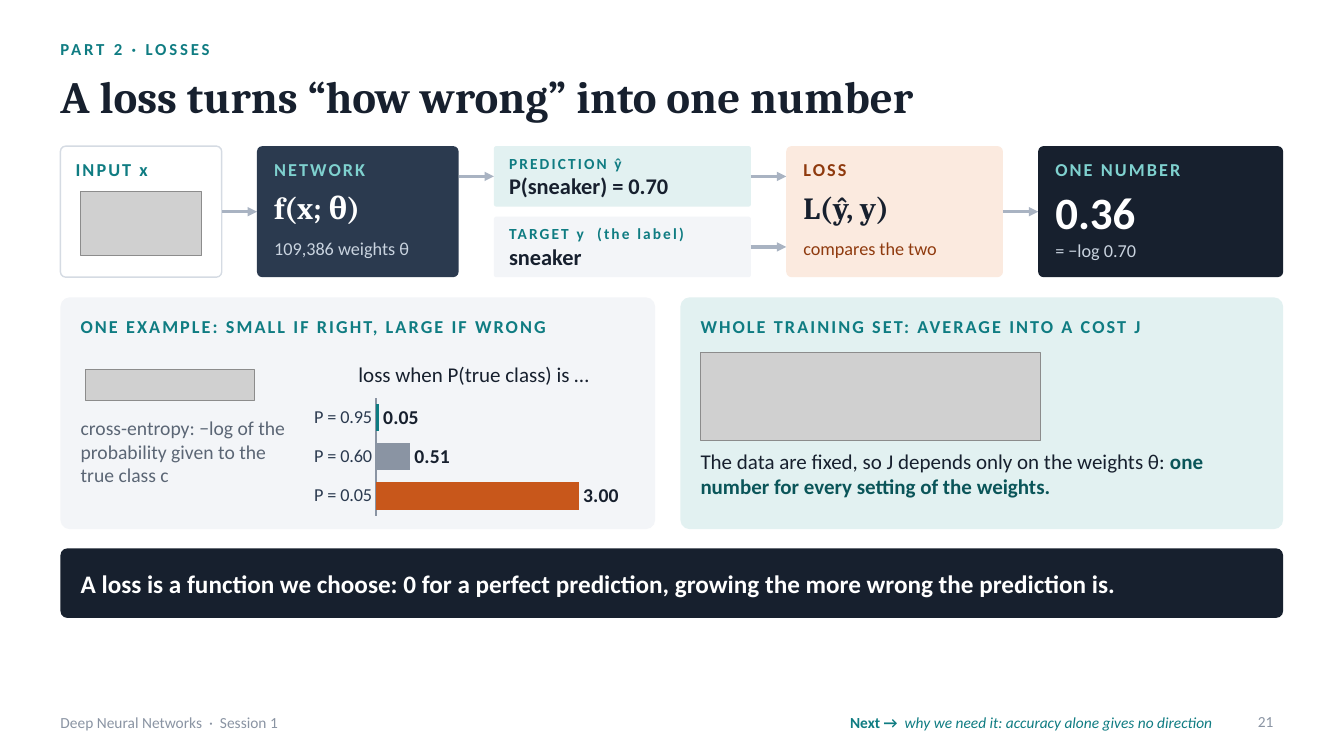
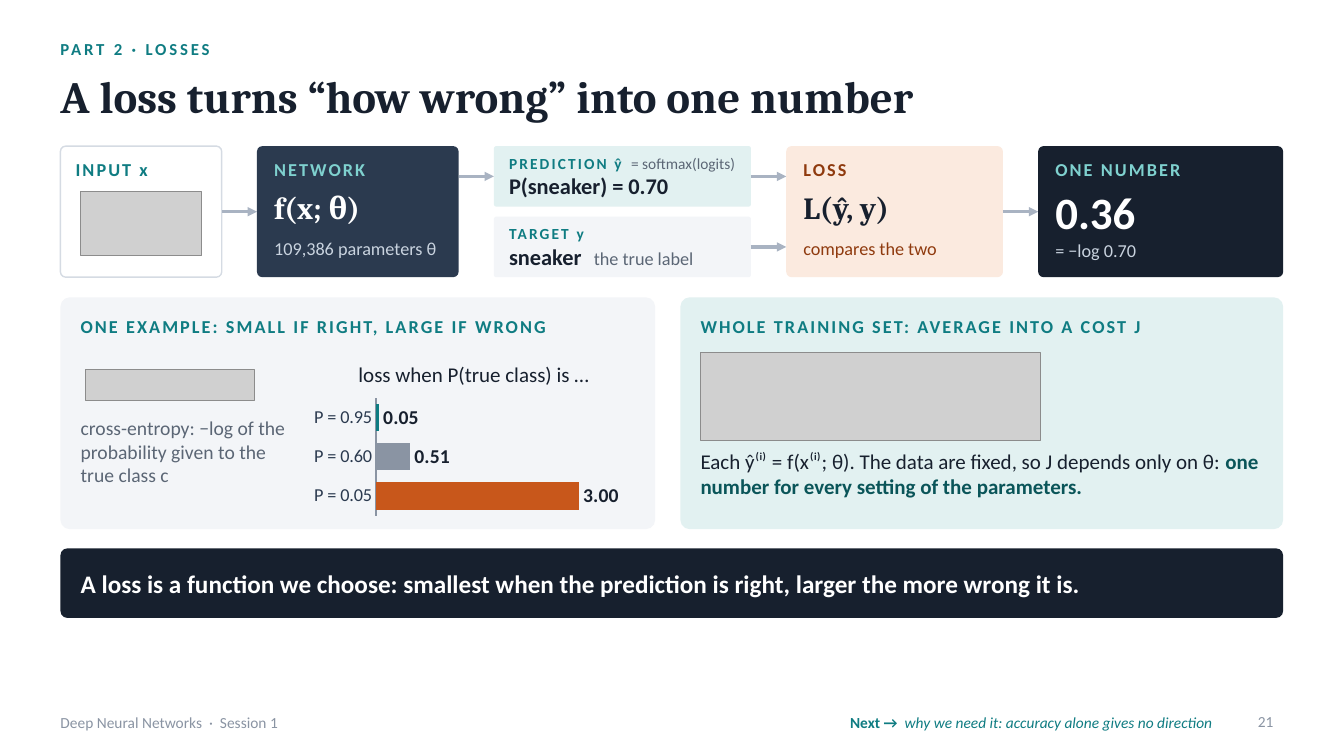
Before and after one commit to behib1225/notes, a slide deck: slide 21 of nn/extra/DNN_Session1_150min_v7_2.pptx. Drawn at 1344x756 pixels with LibreOffice and Linux fonts; fonts in the diff are those of the drawing; grey boxes stand for pictures. Boxes give left, top, right and bottom in pixels: in the first picture for what was removed or moved away, otherwise in the second. Text is boxed around its words. In the diff, an @@ line names an element or a change of style, - is before the commit and + after.

Commit message:
update

```diff
--- a/nn/extra/DNN_Session1_150min_v7_2.pptx
+++ b/nn/extra/DNN_Session1_150min_v7_2.pptx
@@ text at (614, 158, 735, 172): text changed; text colour #0F7C82 to #5B6675; bold off @@
-PREDICTION ŷ
+PREDICTION ŷ = softmax(logits)
@@ text at (509, 231, 694, 265): text changed; size 11 to 13 pt; text colour #0F7C82 to #5B6675 @@
-TARGET y (the label)
-sneaker
+TARGET y
+sneaker the true label
@@ text at (274, 242, 437, 258): text changed @@
-109,386 weights θ
+109,386 parameters θ
@@ text at (701, 452, 1258, 498): text changed @@
-The data are fixed, so J depends only on the weights θ: one number for every setting of the weights.
+Each ŷ⁽ⁱ⁾ = f(x⁽ⁱ⁾; θ). The data are fixed, so J depends only on θ: one number for every setting of the parameters.
@@ text at (81, 575, 1079, 598): text changed @@
-A loss is a function we choose: 0 for a perfect prediction, growing the more wrong the prediction is.
+A loss is a function we choose: smallest when the prediction is right, larger the more wrong it is.
```
Also in this commit, not shown: 1 other slide changed.
